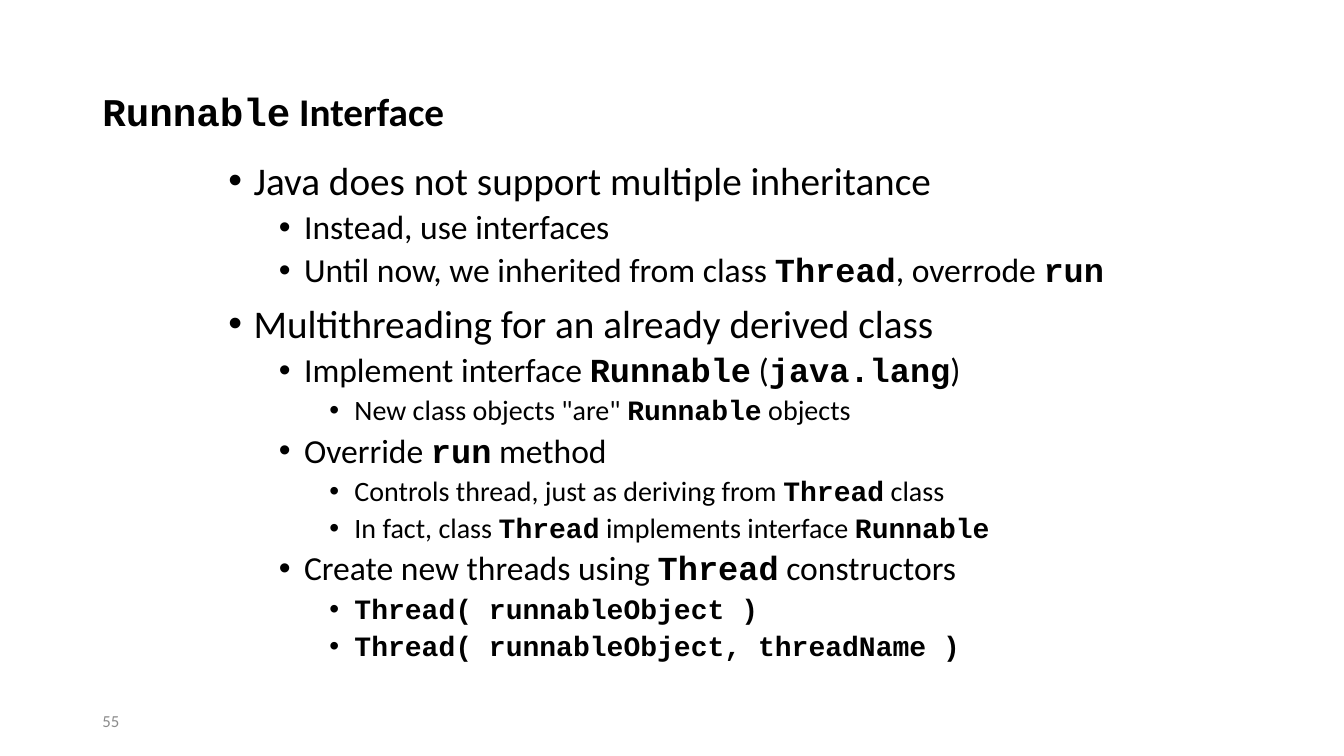
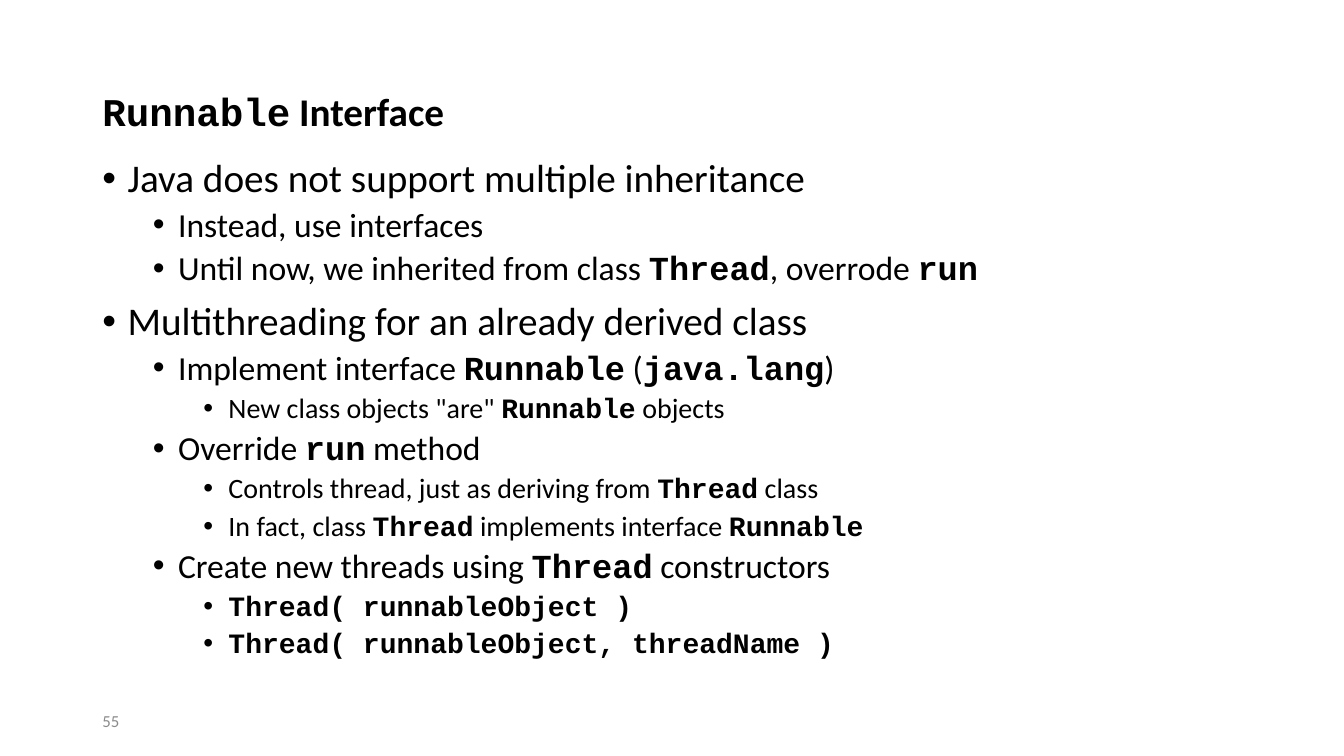
Before and after one commit to sivadosapati/NEUSep16, a slide deck: slide 55 of notes/Java Presentation.pptx. Drawn at 1344x756 pixels with LibreOffice and Linux fonts; fonts in the diff are those of the drawing. Boxes give left, top, right and bottom in pixels: in the first picture for what was removed or moved away, otherwise in the second. Text is boxed around its words. In the diff, an @@ line names an element or a change of style, - is before the commit and + after.

```diff
--- a/notes/Java Presentation.pptx
+++ b/notes/Java Presentation.pptx
@@ text "Java does not support multiple ...": place and size @@
-text "Java does not support multiple ..." at box(254, 167, 1105, 662)
+text "Java does not support multiple ..." at box(128, 164, 979, 659)
```
Also in this commit, not shown: 4 other slides changed, 2 slides removed.
